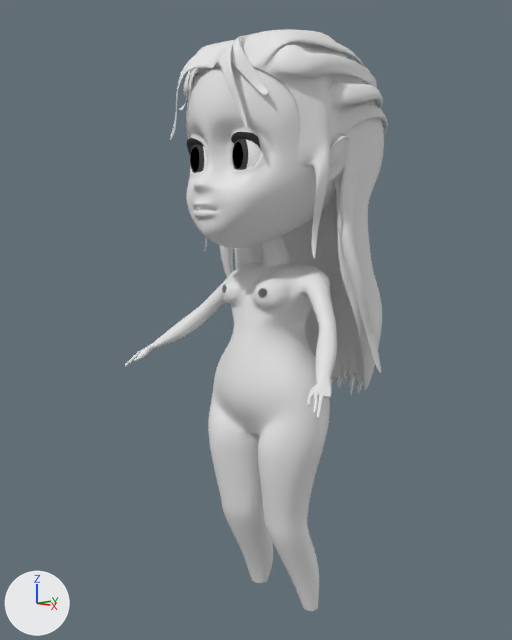
The Blender file FemaleChibi.blend as it was, and as the next commit left it.
One viewpoint serves both versions: a 50 mm lens placed at (4.63, -4.24, 4.92), pointed at (-0.23, 0.36, 3.95). Arrows for +X, +Y and +Z are at lower left; the lights stay in place.

In view in the first picture: 'Body', 'Eye', 'Hair', 'Head'.
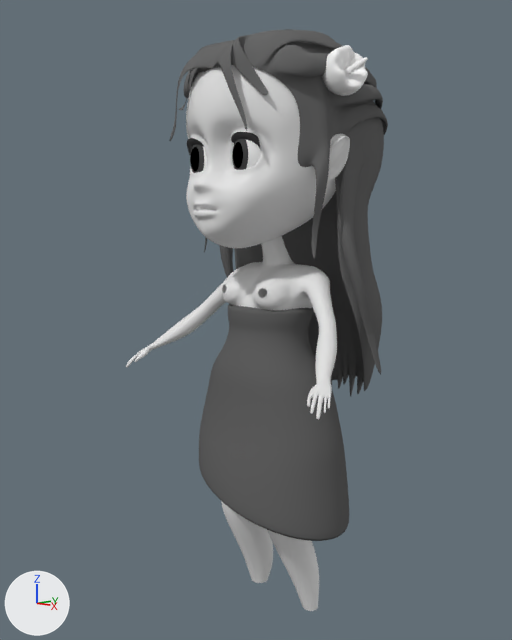
The change, as a diff of the scene's bpy script:
```diff
--- a/FemaleChibi.blend.py
+++ b/FemaleChibi.blend.py
@@ mat_hair @@
+mat_hair = diffuse_material('Hair')
+mat_hair.base_color = (0.142, 0.142, 0.142)  # dark grey #696969
@@ mat_flower @@
+mat_flower = diffuse_material('Flower')
+mat_flower.base_color = (1.0, 1.0, 1.0)  # white #ffffff
@@ mat_dress @@
+mat_dress = diffuse_material('Dress')
+mat_dress.base_color = (0.124, 0.124, 0.124)  # dark grey #636363
@@ me_cube_003 @@
 me_cube_003.from_pydata(...)  # 356 vertices, 360 faces; spans x 0.0..0.74, y -0.61..1.25, z -2.41..0.4
+me_cube_003.materials.append(mat_hair)  # dark grey #696969
@@ me_cylinder @@
+me_cylinder.from_pydata(...)  # 74 vertices, 95 faces; spans x -0.196..0.238, y -0.19..0.19, z -0.229..0.296
+me_cylinder.polygons.foreach_set('use_smooth', [True] * 95)
+me_cylinder.materials.append(mat_flower)  # white #ffffff
@@ me_cylinder_001 @@
+me_cylinder_001.from_pydata(...)  # 320 vertices, 306 faces; spans x -0.84..0.89, y -0.62..0.63, z -1.74..0.28
+me_cylinder_001.polygons.foreach_set('use_smooth', [True] * 306)
+me_cylinder_001.materials.append(mat_dress)  # dark grey #636363
@@ ob_cylinder @@
+ob_cylinder = bpy.data.objects.new('Cylinder', me_cylinder)
+ob_cylinder.location = (0.8, 0.33, 6.06)
+ob_cylinder.rotation_euler = (0.127, 1.232, 0.0)  # degrees (7.3, 71, 0)
+_m = ob_cylinder.modifiers.new('Subsurf', 'SUBSURF')
+_m.levels = 2
@@ ob_cylinder_001 @@
+ob_cylinder_001 = bpy.data.objects.new('Cylinder.001', me_cylinder_001)
+ob_cylinder_001.location = (0.0, 0.31, 3.86)
+_m = ob_cylinder_001.modifiers.new('Subsurf', 'SUBSURF')
+_m.levels = 2
```

Boxes [x1, y1, x2, y2] around the edits, measured in the pictures (512 x 640 px):
'Hair', recoloured
    both: [169, 29, 388, 396]
'Cylinder.001', added
    after: [199, 304, 349, 541]
'Cylinder', added
    after: [322, 45, 368, 96]
'Body', unchanged, covered by the edit
    before: [125, 236, 337, 611]
    after: [126, 236, 337, 611]
